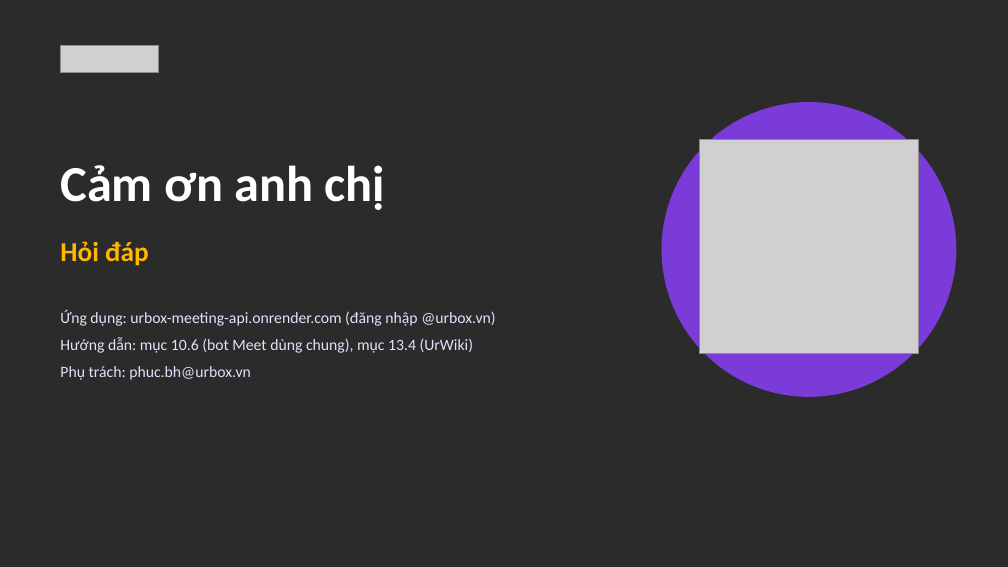
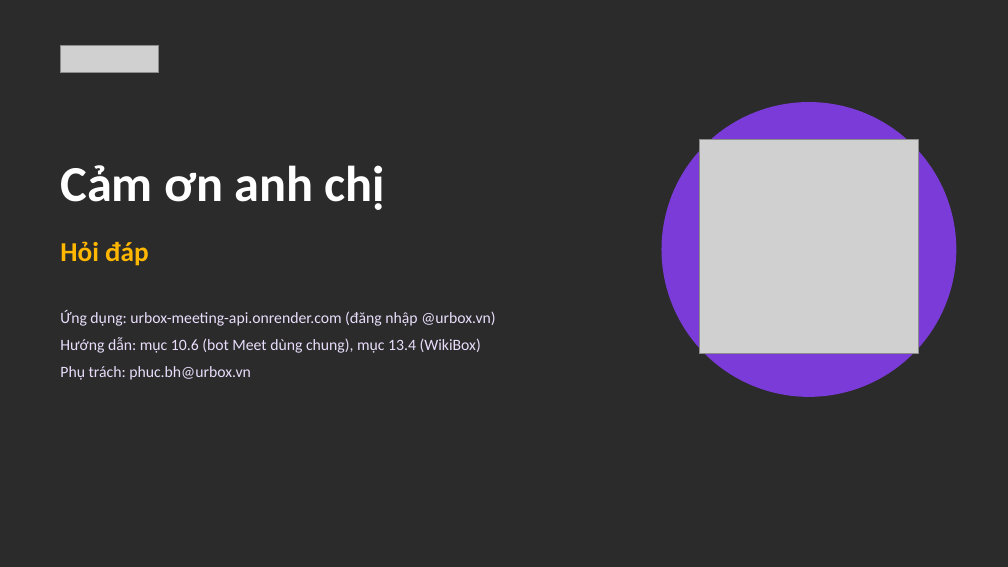
Before and after one commit to phucbh-hue/metting-assistant, a slide deck: slide 13 of docs/pitch/UrBox Meeting Copilot - Trinh bay 19.10.2026.pptx. Drawn at 1008x567 pixels with LibreOffice and Linux fonts; fonts in the diff are those of the drawing; grey boxes stand for pictures; background and template pictures are left out; a plain dark background stands for a picture behind light text. Boxes give left, top, right and bottom in pixels: in the first picture for what was removed or moved away, otherwise in the second. Text is boxed around its words. In the diff, an @@ line names an element or a change of style, - is before the commit and + after.

```diff
--- a/docs/pitch/UrBox Meeting Copilot - Trinh bay 19.10.2026.pptx
+++ b/docs/pitch/UrBox Meeting Copilot - Trinh bay 19.10.2026.pptx
@@ text at (60, 337, 481, 353): text changed @@
-Hướng dẫn: mục 10.6 (bot Meet dùng chung), mục 13.4 (UrWiki)
+Hướng dẫn: mục 10.6 (bot Meet dùng chung), mục 13.4 (WikiBox)
```
Also in this commit, not shown: 8 other slides changed, 8 other files.
